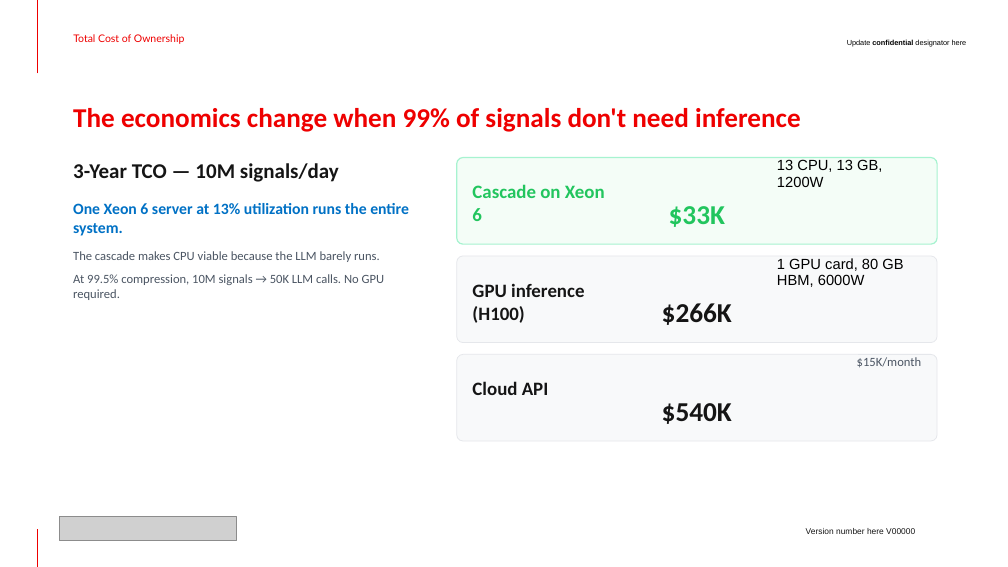
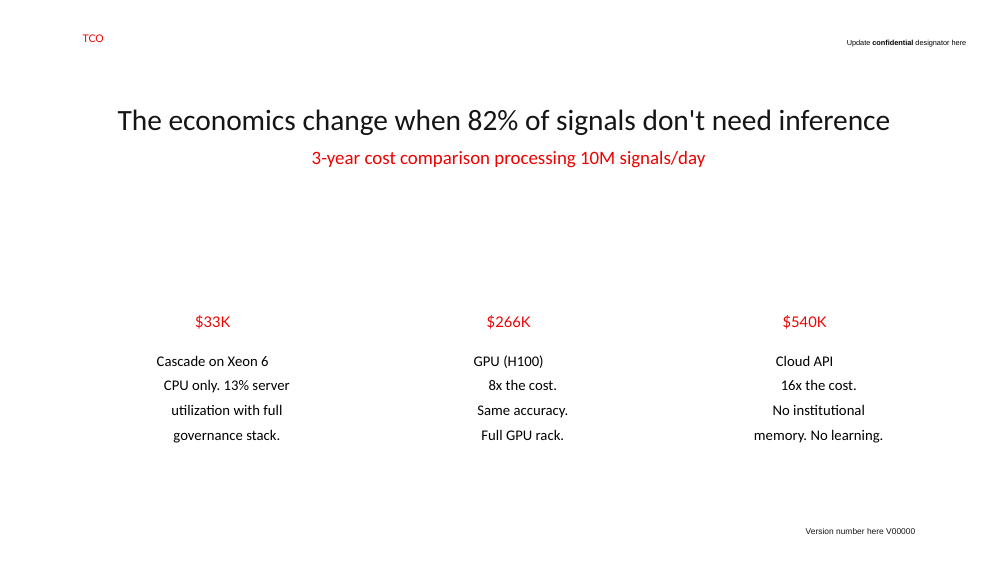
Before and after one commit to jkershawrh/cascade-compression, a slide deck: slide 6 of docs/Cascade-Compression-Whitepaper-Deck.pptx. Drawn at 1008x567 pixels with LibreOffice and Linux fonts; fonts in the diff are those of the drawing; grey boxes stand for pictures. Boxes give left, top, right and bottom in pixels: in the first picture for what was removed or moved away, otherwise in the second. Text is boxed around its words. In the diff, an @@ line names an element or a change of style, - is before the commit and + after.

```diff
--- a/docs/Cascade-Compression-Whitepaper-Deck.pptx
+++ b/docs/Cascade-Compression-Whitepaper-Deck.pptx
@@ line removed from (37, 73) to (37, 0) @@
@@ subtitle at [83, 34, 104, 42]: text changed @@
-Total Cost of Ownership
+TCO
@@ title "The economics change when 82% ...": place and size @@
-title "The economics change when 82% ..." at [73, 91, 935, 136]
+title "The economics change when 82% ..." at [118, 109, 891, 135]
@@ title "The economics change when 82% ..." at [118, 109, 891, 135]: fill #FFFFFF to none; outline #FFFFFF 0.75 pt to none @@
@@ title at [118, 109, 891, 135]: text changed; size 25.9 to 28 pt; text colour #EE0000 to #151515; bold off @@
-The economics change when 99% of signals don't need inference
+The economics change when 82% of signals don't need inference
@@ text removed at [73, 163, 409, 300] @@
-3-Year TCO — 10M signals/day
-One Xeon 6 server at 13% utilization runs the entire system.
-The cascade makes CPU viable because the LLM barely runs.
-At 99.5% compression, 10M signals → 50K LLM calls. No GPU required.
@@ subtitle added at [312, 151, 706, 168], 18 pt, text #EE0000 @@
+3-year cost comparison processing 10M signals/day
@@ rounded rectangle removed at [457, 157, 937, 244] @@
@@ table removed at [457, 157, 938, 405], 1 rows, 3 columns @@
-Cascade on Xeon 6 | $33K | 13 CPU, 13 GB, 1200W
@@ rounded rectangle removed at [457, 256, 937, 343] @@
@@ table removed at [457, 256, 938, 504], 1 rows, 3 columns @@
-GPU inference (H100) | $266K | 1 GPU card, 80 GB HBM, 6000W
@@ subtitle added at [195, 315, 230, 329], 14 pt, text #EE0000 @@
+$33K
@@ subtitle added at [487, 315, 531, 329], 14 pt, text #EE0000 @@
+$266K
@@ subtitle added at [783, 315, 827, 329], 14 pt, text #EE0000 @@
+$540K
@@ subtitle added at [157, 355, 289, 443], 14 pt, text #000000 @@
+Cascade on Xeon 6
+CPU only. 13% server
+utilization with full
+governance stack.
@@ rounded rectangle removed at [457, 355, 937, 442] @@
@@ table removed at [457, 355, 938, 567], 1 rows, 3 columns @@
-Cloud API | $540K | $15K/month
@@ subtitle added at [474, 355, 569, 440], 14 pt, text #000000 @@
+GPU (H100)
+8x the cost.
+Same accuracy.
+Full GPU rack.
@@ subtitle added at [754, 355, 883, 443], 14 pt, text #000000 @@
+Cloud API
+16x the cost.
+No institutional
+memory. No learning.
@@ line removed from (37, 567) to (37, 529) @@
@@ picture removed at [59, 516, 237, 541] @@
```
Also in this commit, not shown: 3 other slides changed, 7 slides added, 7 slides removed, 13 other files.
